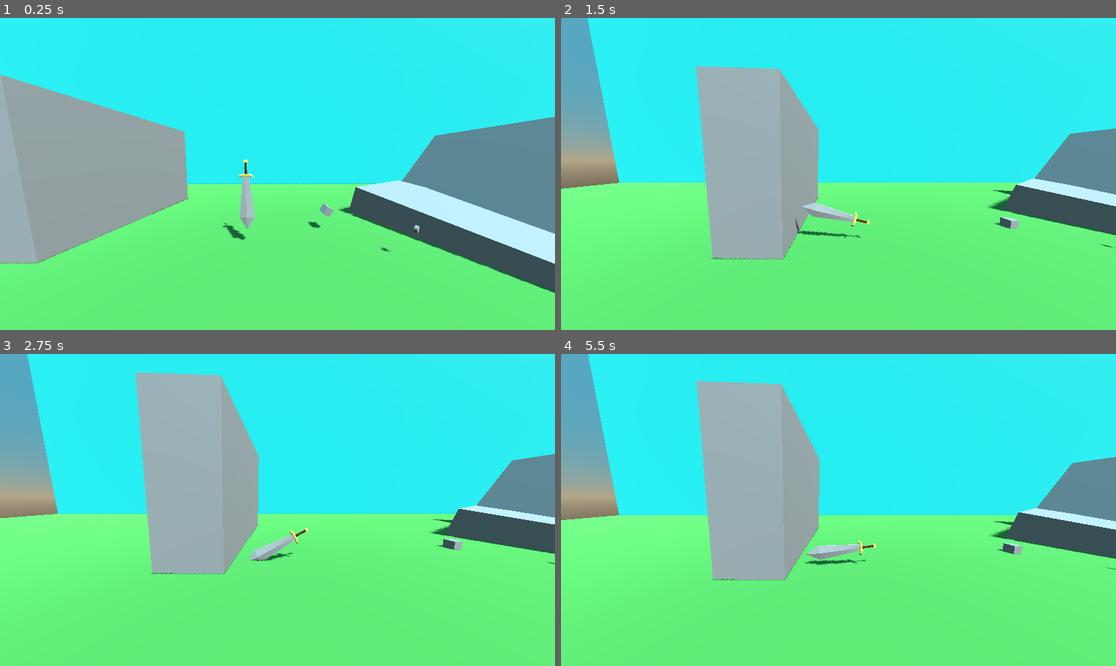
Above: before the commit, frames 1-4 (two rows, left to right).
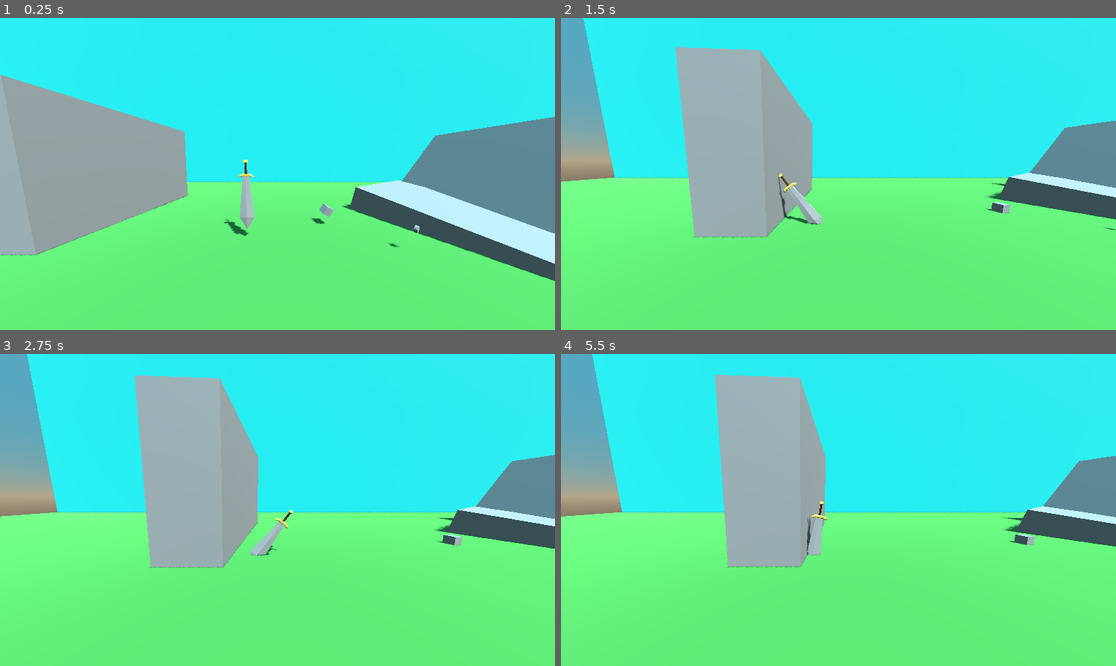
Above: after the commit, the same moments.

Repository: djoerres8/stabbing-over-it
Game: Godot game, scene res://scenes/scene1.tscn
The game is run twice, just before and just after one commit, with the same random seed, the same clock (stepped at 60 frames per second) and the same inputs.
Inputs (mouse positions are in pixels of both pictures, inside the frame that each line leads up to):
- Up to frame 1 (0.25 s): no input
- Up to frame 2 (1.5 s): tap Enter (ui_accept) at 0.5, 0.77 s; move the mouse to (960, 158) at 0.52 s; hold Right (ui_right) 0.53-1.25 s; tap Mouse wheel down (scroll_down) at 0.6 s; click (960, 158) at 0.67 s; tap Mouse wheel up (scroll_up) at 0.8 s; drag from (727, 189) to (810, 236) at 1.27 s
- Up to frame 3 (2.75 s): move the mouse to (333, 441) at 2.02 s; hold Right (ui_right) from 2.03 s (still down); tap Mouse wheel down (scroll_down) at 2.1 s; click (333, 441) at 2.17 s; tap Mouse wheel up (scroll_up) at 2.3 s
- Up to frame 4 (5.5 s): release Right (ui_right) at 2.75 s; drag from (810, 572) to (672, 463) at 2.77 s; move the mouse to (1005, 556) at 3.52 s; hold Left (ui_left) 3.53-4.25 s; tap Mouse wheel down (scroll_down) at 3.6, 5.1 s; click (1005, 556) at 3.67 s; tap Enter (ui_accept) at 3.77, 5 s; tap Mouse wheel up (scroll_up) at 3.8, 5.3 s; drag from (672, 463) to (755, 432) at 4.27 s; move the mouse to (866, 510) at 5.02 s; hold Down (ui_down) from 5.03 s (still down); click (866, 510) at 5.17 s

The runs differ from the first frame. In frame 1, 2.4% of the frame differs, in the area x 0-100%, y 52-89%; in frame 2, 9.1%, in the area x 0-100%, y 0-78%; in frame 3, 2.4%; in frame 4, 6.9%.

Commit message:
sword flinging logic improved

Diff:
--- a/scenes/scene1.tscn
+++ b/scenes/scene1.tscn
@@ -12,10 +12,10 @@
 
 [sub_resource type="BoxMesh" id="BoxMesh_hfdgl"]
 material = SubResource("StandardMaterial3D_k0i8g")
-size = Vector3(200, 0.5, 200)
+size = Vector3(200, 2, 200)
 
 [sub_resource type="BoxShape3D" id="BoxShape3D_rbiv0"]
-size = Vector3(200, 0.5, 200)
+size = Vector3(200, 2, 200)
 
 [sub_resource type="StandardMaterial3D" id="StandardMaterial3D_dbqgx"]
 albedo_color = Color(0.114093, 0.765712, 0.759016, 1)
--- a/scenes/stabbert.tscn
+++ b/scenes/stabbert.tscn
@@ -141,6 +141,7 @@
 gravity_scale = 3.0
 center_of_mass_mode = 1
 center_of_mass = Vector3(0, 0.5, 0)
+continuous_cd = true
 script = ExtResource("1_n3x53")
 
 [node name="Camera_Controller" type="Node3D" parent="."]
@@ -298,6 +299,14 @@
 transform = Transform3D(1, 0, 0, 0, 1, 0, 0, 0, 1, -0.028825, -2.84052, 0)
 shape = SubResource("BoxShape3D_3kipt")
 
+[node name="LeftHiltRay" type="RayCast3D" parent="."]
+transform = Transform3D(1, 0, 0, 0, 1, 0, 0, 0, 1, 0.770996, 4.13835, 0)
+target_position = Vector3(1, 0, 0)
+
+[node name="RightHiltRay" type="RayCast3D" parent="."]
+transform = Transform3D(1, 0, 0, 0, 1, 0, 0, 0, 1, -0.758068, 4.13835, 0)
+target_position = Vector3(-1, 0, 0)
+
 [connection signal="body_entered" from="." to="." method="_on_body_entered"]
 [connection signal="input_event" from="." to="." method="_on_input_event"]
 [connection signal="body_entered" from="SwordTipArea" to="." method="_on_sword_tip_area_body_entered"]
--- a/scripts/stabbert.gd
+++ b/scripts/stabbert.gd
@@ -4,9 +4,11 @@
 @onready var handle: Node3D = $Handle
 @onready var camera: Camera3D = $Camera_Controller/Camera_Target/Camera3D
 @onready var debug_mesh: ImmediateMesh = ImmediateMesh.new()
+@onready var left_hilt_ray: RayCast3D = $LeftHiltRay
+@onready var right_hilt_ray: RayCast3D = $RightHiltRay
 
 const GRAVITY_SCALE = 3
-const MANUAL_ROTATION_SPEED = 10.0 # Adjust rotation speed as needed
+const MANUAL_ROTATION_SPEED = 10 # Adjust rotation speed as needed
 
 const MAX_X_AREA = 5
 const MIN_X_AREA = -5
@@ -47,10 +49,11 @@
 	if stabbed:
 		stop_motion()
 
-		#rotate left/right while stabbed
-		if Input.is_action_just_pressed("scroll_down"):
+	if stabbed or is_motionless():
+			#rotate left/right while stabbed
+		if Input.is_action_just_pressed("scroll_down") and not left_hilt_ray.is_colliding():
 			rotation.z -= MANUAL_ROTATION_SPEED * delta
-		elif Input.is_action_just_pressed("scroll_up"):
+		elif Input.is_action_just_pressed("scroll_up") and not right_hilt_ray.is_colliding():
 			rotation.z += MANUAL_ROTATION_SPEED * delta
 
 	# reset position
@@ -70,6 +73,8 @@
 	stabbed = false
 	gravity_scale = GRAVITY_SCALE
 
+func is_motionless() -> bool:
+	return (abs(linear_velocity.x) <= 0.1 and abs(linear_velocity.y) <= 0.1)
 
 # given a pulse and torque apply force and rotation to the sword
 func shoot(pulse:Vector3, torque:Vector3)->void:
@@ -119,31 +124,29 @@
 	# Finish creating the line
 	debug_mesh.surface_end()
 
+#display launch box bounds
 func draw_launch_box():
-	pass
-	## Clear any previously drawn surfaces
-	#debug_mesh.clear_surfaces()
-	#
-	## Start creating the line geometry
-	#debug_mesh.surface_begin(Mesh.PRIMITIVE_LINES)
-#
-	## Set line color
-	#debug_mesh.surface_set_color(Color(1, 1, 0, 1))
-#
-	## Define the box vertices
-	#var v1 = Vector3(-5, -4, 0)            # Bottom-left
-	#var v2 = Vector3(-5, 6, 0)            # Top-left
-	#var v3 = Vector3(5, 6, 0)            # Top-right
-	#var v4 = Vector3(5, -4, 0)            # Bottom-right
-#
-	## Draw dotted lines for each edge
-	#draw_dotted_line(v1, v2, 0.5)  # Bottom-left to Top-left
-	#draw_dotted_line(v2, v3, 0.5)  # Top-left to Top-right
-	#draw_dotted_line(v3, v4, 0.5)  # Top-right to Bottom-right
-	#draw_dotted_line(v4, v1, 0.5)  # Bottom-right to Bottom-left
-	#
-	## Finish creating the box
-	#debug_mesh.surface_end()
+
+	# Start creating the line geometry
+	debug_mesh.surface_begin(Mesh.PRIMITIVE_LINES)
+
+	# Set line color
+	debug_mesh.surface_set_color(Color(1, 1, 0, 1))
+
+	# Define the box vertices
+	var v1 = Vector3(-5, -4, 0)            # Bottom-left
+	var v2 = Vector3(-5, 6, 0)            # Top-left
+	var v3 = Vector3(5, 6, 0)            # Top-right
+	var v4 = Vector3(5, -4, 0)            # Bottom-right
+
+	# Draw dotted lines for each edge
+	draw_dotted_line(v1, v2, 0.5)  # Bottom-left to Top-left
+	draw_dotted_line(v2, v3, 0.5)  # Top-left to Top-right
+	draw_dotted_line(v3, v4, 0.5)  # Top-right to Bottom-right
+	draw_dotted_line(v4, v1, 0.5)  # Bottom-right to Bottom-left
+
+	# Finish creating the box
+	debug_mesh.surface_end()
 
 func draw_dotted_line(start: Vector3, end: Vector3, segment_length: float) -> void:
 	var direction = (end - start).normalized()
@@ -162,56 +165,11 @@
 
 
 func _on_area_3d_input_event(camera: Node, event: InputEvent, event_position: Vector3, normal: Vector3, shape_idx: int) -> void:
-
 	#isten for mouse buttons
 	if event is InputEventMouseButton:
 
-		if event.is_pressed() and event.button_index == MOUSE_BUTTON_LEFT:
+		if event.is_pressed() and event.button_index == MOUSE_BUTTON_LEFT and (stabbed or is_motionless()):
 			selected = true
-
-		elif event.is_released() and event.button_index == MOUSE_BUTTON_LEFT and selected:
-
-			#vector at which mouse is released
-			#important to remember the area3D is at (0,5,0) so that the mouse follows the bend correctly
-			var areaCollision = camera.shoot_ray()
-			var area_x = clamp(areaCollision.x, MIN_X_AREA, MAX_X_AREA)
-			var area_y = clamp(areaCollision.y+5, MIN_Y_AREA, MAX_Y_AREA)
-
-			#get relative values
-			var pulse_x = ((area_x - MIN_X_AREA) / (MAX_X_AREA - MIN_X_AREA)) * (MAX_X_PULSE*2) - MAX_X_PULSE
-			var pulse_y = ((area_y - MIN_Y_AREA) / (MAX_Y_AREA - MIN_Y_AREA)) * (MAX_Y_PULSE - MIN_Y_PULSE) - MAX_Y_PULSE
-
-
-
-			var torque = ((pulse_x + MAX_X_PULSE) / (MAX_X_PULSE + MAX_X_PULSE)) * (MAX_TORQUE*2) - MAX_TORQUE
-			print("y: ", area_y)
-			if area_y < 4:
-				if torque > 0:
-					torque = torque - (.5 * pulse_y)
-				else:
-					torque = torque + (.5 * pulse_y)
-
-			print("pre Torque: ", torque)
-
-			#normalize
-			#torque = ((torque + MAX_X_PULSE) / (MAX_X_PULSE + MAX_X_PULSE)) * (MAX_TORQUE*2) - MAX_TORQUE
-
-			print("Launch Vector: ", Vector3(pulse_x*-1, pulse_y*-1, 0))
-			print("Launch Torque: ", torque)
-
-
-			# Shoot
-			shoot(Vector3((pulse_x*-1), (pulse_y*-1), 0), Vector3(0, 0, torque))
-			selected = false
-
-			#remove guidelines
-			debug_mesh.clear_surfaces()
-
-			#reset handle position
-			handle.position = Vector3(0,5,0)
-
-
-
 
 	#raycast from camer to mouse position (x, y, 0)
 	#check if colliding with bendableArea
@@ -227,6 +185,49 @@
 			var pulse_y = ((clamp(areaCollision.y+5, -4, 6) - MIN_Y_AREA) / (MAX_Y_AREA - MIN_Y_AREA)) * (MAX_Y_PULSE - MIN_Y_PULSE) - MAX_Y_PULSE
 			draw_launch_direction(Vector3(pulse_x*-1, pulse_y*-1, 0))
 
+func _input(event):
+
+	if event is InputEventMouseButton:
+		if event.is_released() and event.button_index == MOUSE_BUTTON_LEFT and selected:
+
+			#vector the handle is at when mouse is released
+			var area_x = clamp(handle.position.x, MIN_X_AREA, MAX_X_AREA)
+			var area_y = clamp(handle.position.y, MIN_Y_AREA, MAX_Y_AREA)
+
+			#get relative values
+			var pulse_x = ((area_x - MIN_X_AREA) / (MAX_X_AREA - MIN_X_AREA)) * (MAX_X_PULSE*2) - MAX_X_PULSE
+			var pulse_y = ((area_y - MIN_Y_AREA) / (MAX_Y_AREA - MIN_Y_AREA)) * (MAX_Y_PULSE - MIN_Y_PULSE) - MAX_Y_PULSE
+
+
+
+			var torque = ((pulse_x + MAX_X_PULSE) / (MAX_X_PULSE + MAX_X_PULSE)) * (MAX_TORQUE*2) - MAX_TORQUE
+			print("y: ", area_y)
+			if area_y < 4:
+				if torque > 0:
+					torque = torque - (.5 * pulse_y)
+				else:
+					torque = torque + (.5 * pulse_y)
+
+			print("pre Torque: ", torque)
+
+			#normalize
+			#torque = ((torque + MAX_X_PULSE) / (MAX_X_PULSE + MAX_X_PULSE)) * (MAX_TORQUE*2) - MAX_TORQUE
+
+			print("Launch Vector: ", Vector3(pulse_x*-1, pulse_y*-1, 0))
+			print("Launch Torque: ", torque)
+
+
+			# Shoot
+			shoot(Vector3((pulse_x*-1), (pulse_y*-1), 0), Vector3(0, 0, torque))
+			selected = false
+
+			#remove guidelines
+			debug_mesh.clear_surfaces()
+
+			#reset handle position
+			handle.position = Vector3(0,5,0)
+
+
 
 
 func _on_sword_tip_area_body_entered(_body: Node3D) -> void:
